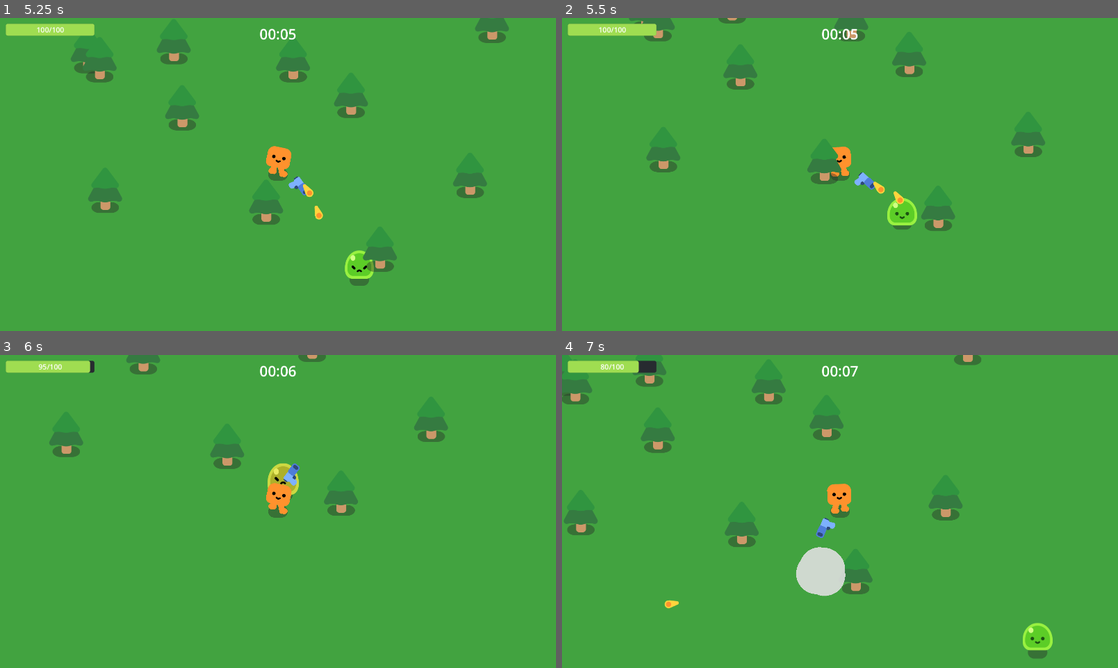
Above: before the commit, frames 1-4 (two rows, left to right).
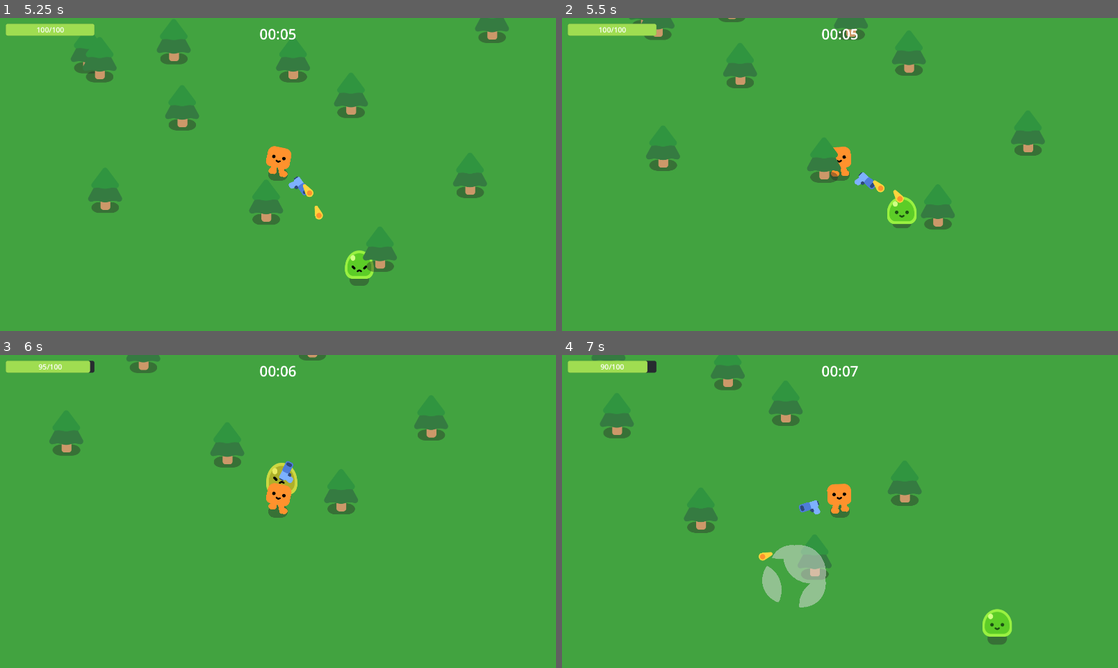
Above: after the commit, the same moments.

Repository: Gatreh/vampire-survivors-clone
Game: Godot game, scene res://Game.tscn
Two runs of this game, one before a commit and one after it. Both use one fixed random seed, a clock stepped at 60 frames per second and the inputs below.
Inputs:
- Up to frame 1 (5.25 s): tap Enter at 0.5 s; hold D (move_right) 0.53-1.28 s; hold S (move_down) 1.28-2.03 s; hold D (move_right) 2.03-2.78 s; hold W (move_up) 2.78-3.53 s; hold A (move_left) 3.53-5.03 s; hold S (move_down) from 5.03 s (still down)
- Up to frame 2 (5.5 s): keep holding S (move_down)
- Up to frame 3 (6 s): release S (move_down) at 5.78 s; hold D (move_right) from 5.78 s (still down)
- Up to frame 4 (7 s): release D (move_right) at 6.53 s; hold W (move_up) from 6.53 s (still down)

Frame 1 is identical in both runs. In frame 2, 0.9% of the frame differs, in the area x 12-87%, y 0-68%; in frame 3, 0.7%; in frame 4, 8.6%, in the area x 0-89%, y 0-97%.

Commit message:
small change with moving bullet damage to gun for parity and changing movement mode to floating/0 degree sldie

Diff:
--- a/Bullet.gd
+++ b/Bullet.gd
@@ -3,7 +3,7 @@
 #Keep as var so I can modify the bullets later with upgrades
 var speed = null
 var range = null
-var damage = 1
+var damage = null
 var travelDistance = 0
 
 func _physics_process(delta):
--- a/Gun.gd
+++ b/Gun.gd
@@ -10,6 +10,7 @@
 func Shoot():
 	const BULLET = preload("res://Bullet.tscn")
 	var new_bullet = BULLET.instantiate()
+	new_bullet.damage = 1
 	new_bullet.speed = 800
 	new_bullet.range = 1200
 	new_bullet.global_position = %ShootingPoint.global_position
--- a/Player.tscn
+++ b/Player.tscn
@@ -25,6 +25,8 @@
 radius = 37.054
 
 [node name="Player" type="CharacterBody2D"]
+motion_mode = 1
+wall_min_slide_angle = 0.0
 platform_floor_layers = 4294967040
 script = ExtResource("1_8u6if")
 
